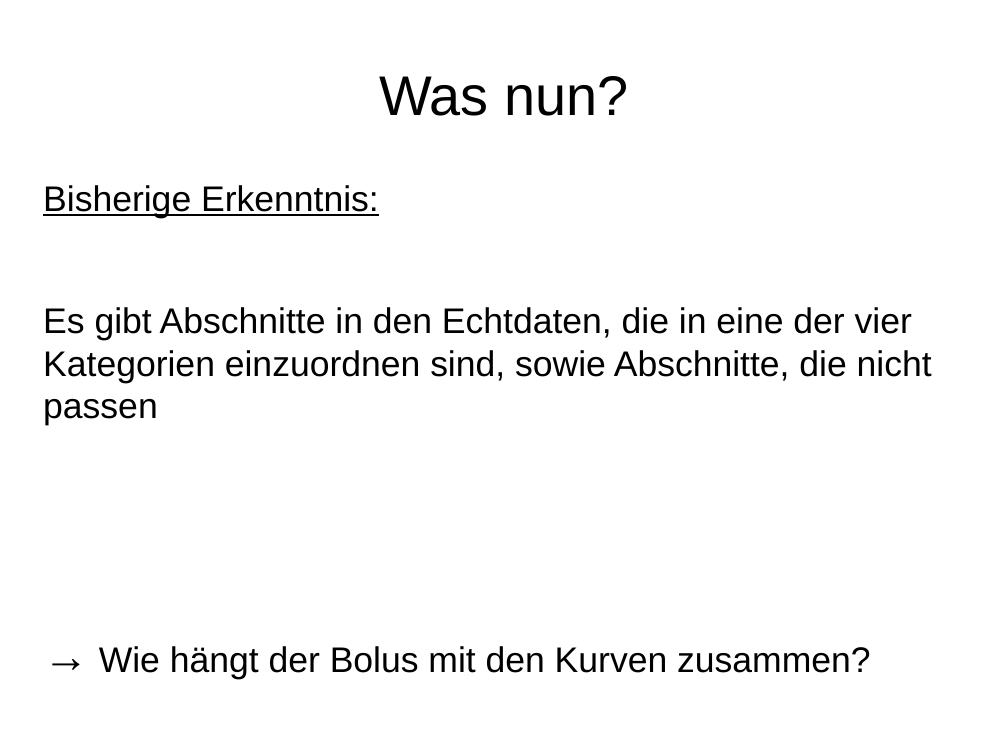
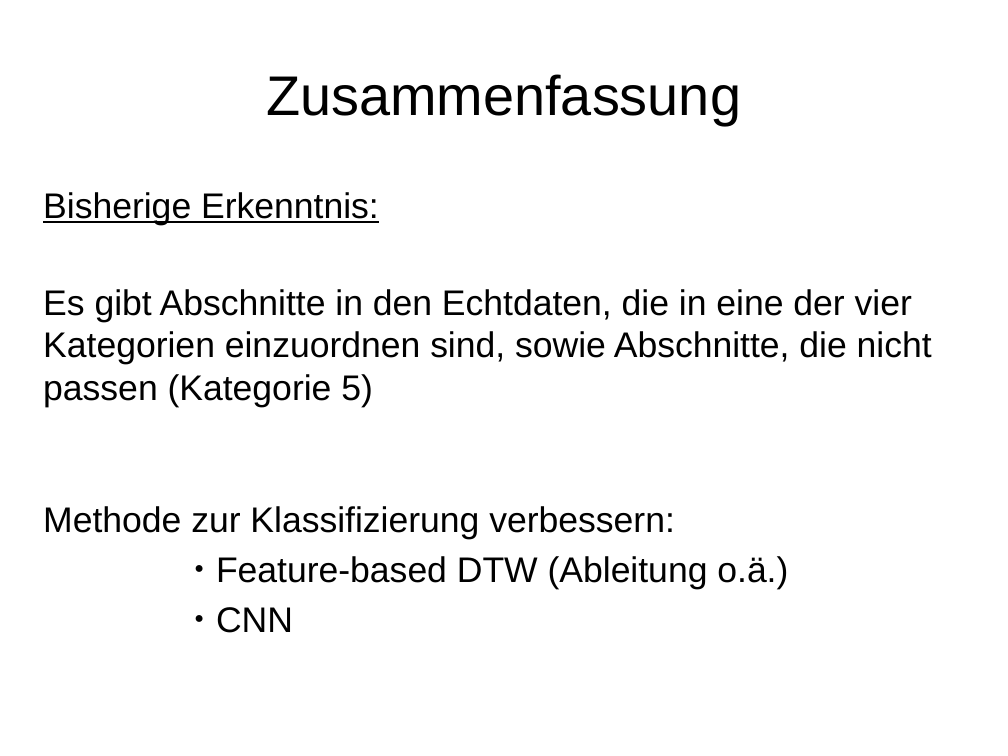
Before and after one commit to HannahSyrek/MTAnalysisOfCGMCurves, a slide deck: slide 14 of Stuff/presentation_02_03_18.odp. Drawn at 1008x756 pixels with LibreOffice and Linux fonts; fonts in the diff are those of the drawing. Boxes give left, top, right and bottom in pixels: in the first picture for what was removed or moved away, otherwise in the second. Text is boxed around its words. In the diff, an @@ line names an element or a change of style, - is before the commit and + after.

```diff
--- a/Stuff/presentation_02_03_18.odp
+++ b/Stuff/presentation_02_03_18.odp
@@ title at box(266, 74, 741, 125): text changed @@
-Was nun?
+Zusammenfassung
@@ subtitle "Bisherige Erkenntnis:": place and size @@
-subtitle "Bisherige Erkenntnis:" at box(43, 185, 932, 680)
+subtitle "Bisherige Erkenntnis:" at box(43, 192, 932, 633)
@@ subtitle at box(43, 289, 932, 633): text changed @@
-Es gibt Abschnitte in den Echtdaten, die in eine der vier Kategorien einzuordnen sind, sowie Abschnitte, die nicht passen
-→ Wie hängt der Bolus mit den Kurven zusammen?
+Es gibt Abschnitte in den Echtdaten, die in eine der vier Kategorien einzuordnen sind, sowie Abschnitte, die nicht passen (Kategorie 5)
+Methode zur Klassifizierung verbessern:
+              ● Feature-based DTW (Ableitung o.ä.)
+              ● CNN
```
Also in this commit, not shown: 8 other slides changed, 1 slide added, 3 other files.
